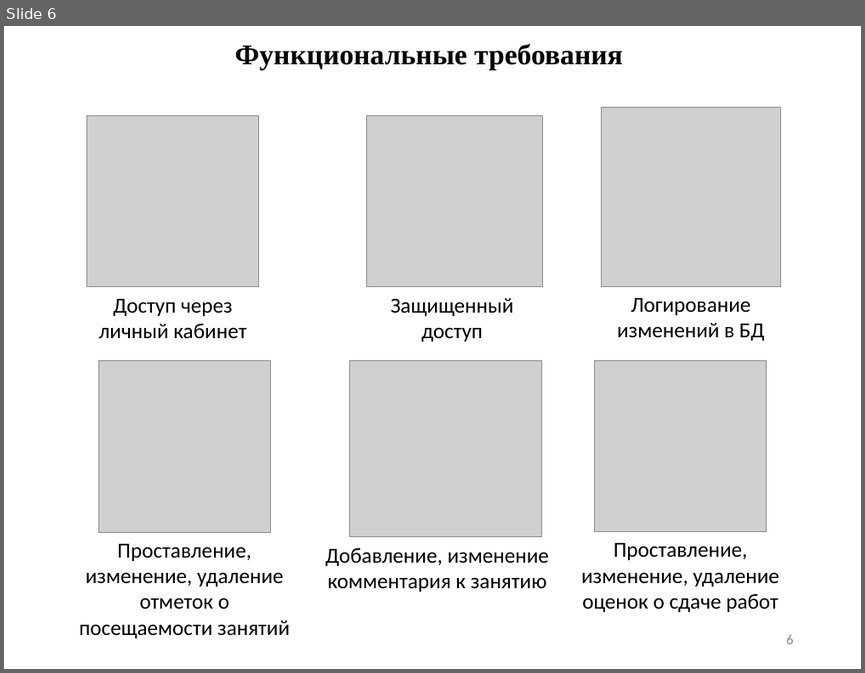
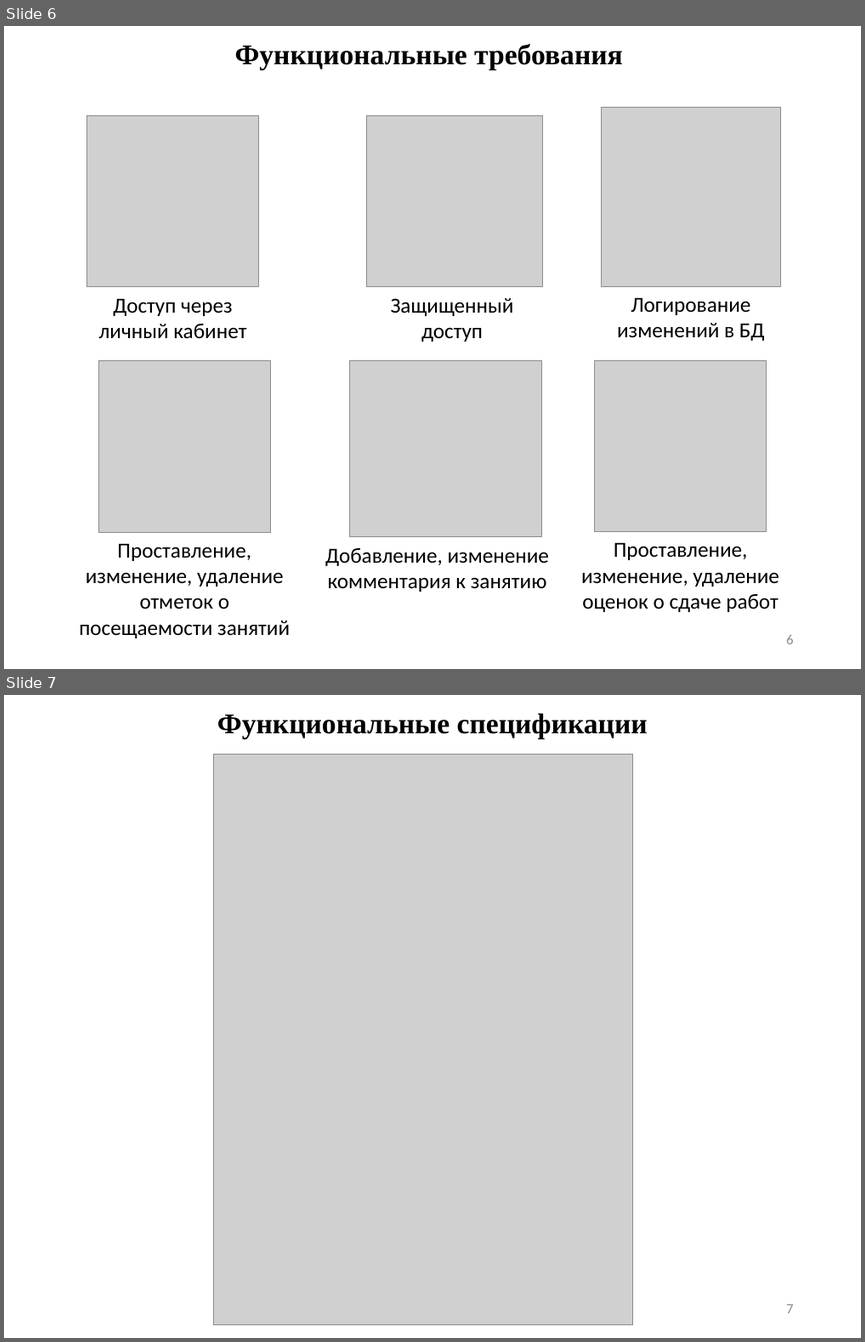
Before and after one commit to kuskas112/Labs, a slide deck: ВКР/ВКР_Василения_21ПГ.pptx. Shown one above the other, each under a label of ours: slide 6 before the commit, slides 6 and 7 after it. The pictures are 865x673 and 865x1342 pixels, drawn with LibreOffice and Linux fonts; fonts in the diff are those of the drawing; grey boxes stand for pictures. Boxes give left, top, right and bottom in pixels: in the first picture for what was removed or moved away, otherwise in the second. Text is boxed around its words. In the diff, an @@ line names an element or a change of style, - is before the commit and + after.

```diff
--- a/ВКР/ВКР_Василения_21ПГ.pptx
+++ b/ВКР/ВКР_Василения_21ПГ.pptx
@@ slide 7 added at <box>4,695,861,1338</box>, background #FFFFFF @@
@@ title added at <box>217,713,647,738</box>, 24 pt, text #000000, bold @@
+Функциональные спецификации
@@ picture added at <box>213,755,633,1325</box> @@
@@ page number added at <box>786,1304,793,1313</box>, 12 pt, text #8C8C8C @@
+7
```
Also in this commit, not shown: 7 other slides added, 5 other files.
